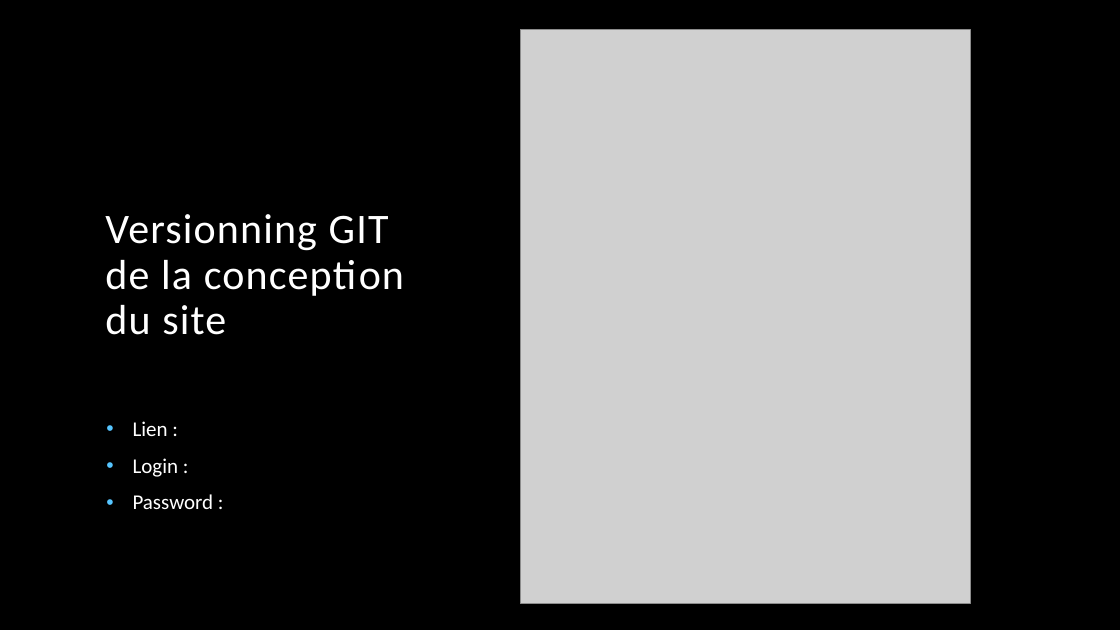
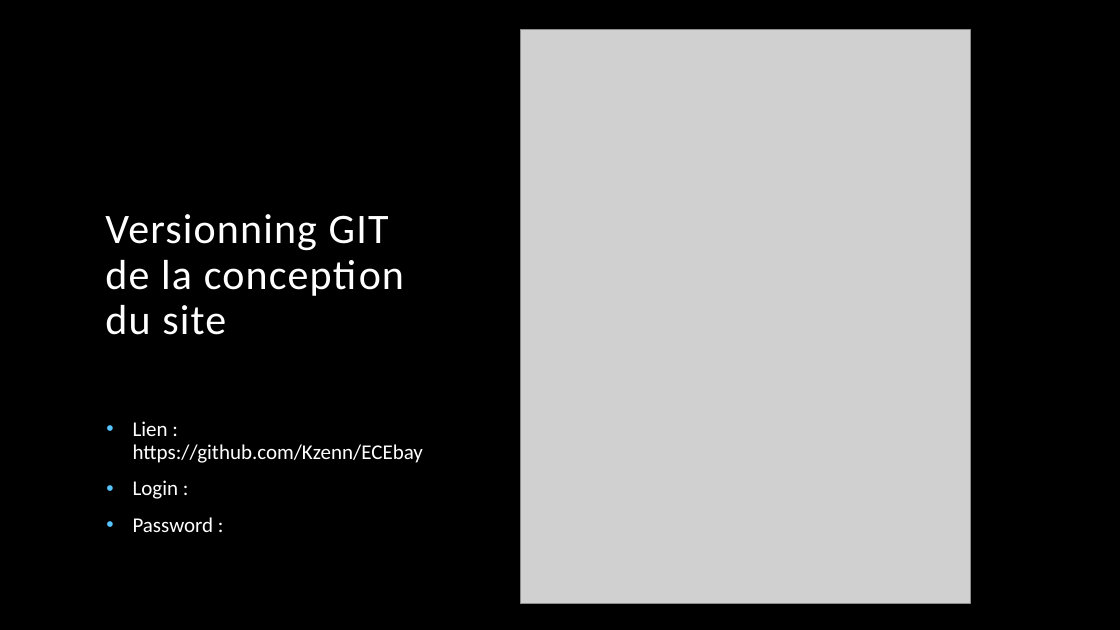
Before and after one commit to Kzenn/ECEbay, a slide deck: slide 9 of Projet Web dynamique.pptx. Drawn at 1120x630 pixels with LibreOffice and Linux fonts; fonts in the diff are those of the drawing; grey boxes stand for pictures; background and template pictures are left out. Boxes give left, top, right and bottom in pixels: in the first picture for what was removed or moved away, otherwise in the second. Text is boxed around its words. In the diff, an @@ line names an element or a change of style, - is before the commit and + after.

```diff
--- a/Projet Web dynamique.pptx
+++ b/Projet Web dynamique.pptx
@@ text at (133,421,423,463): text changed @@
-• Lien :
+• Lien : https://github.com/Kzenn/ECEbay
```
Also in this commit, not shown: 5 other slides changed.
